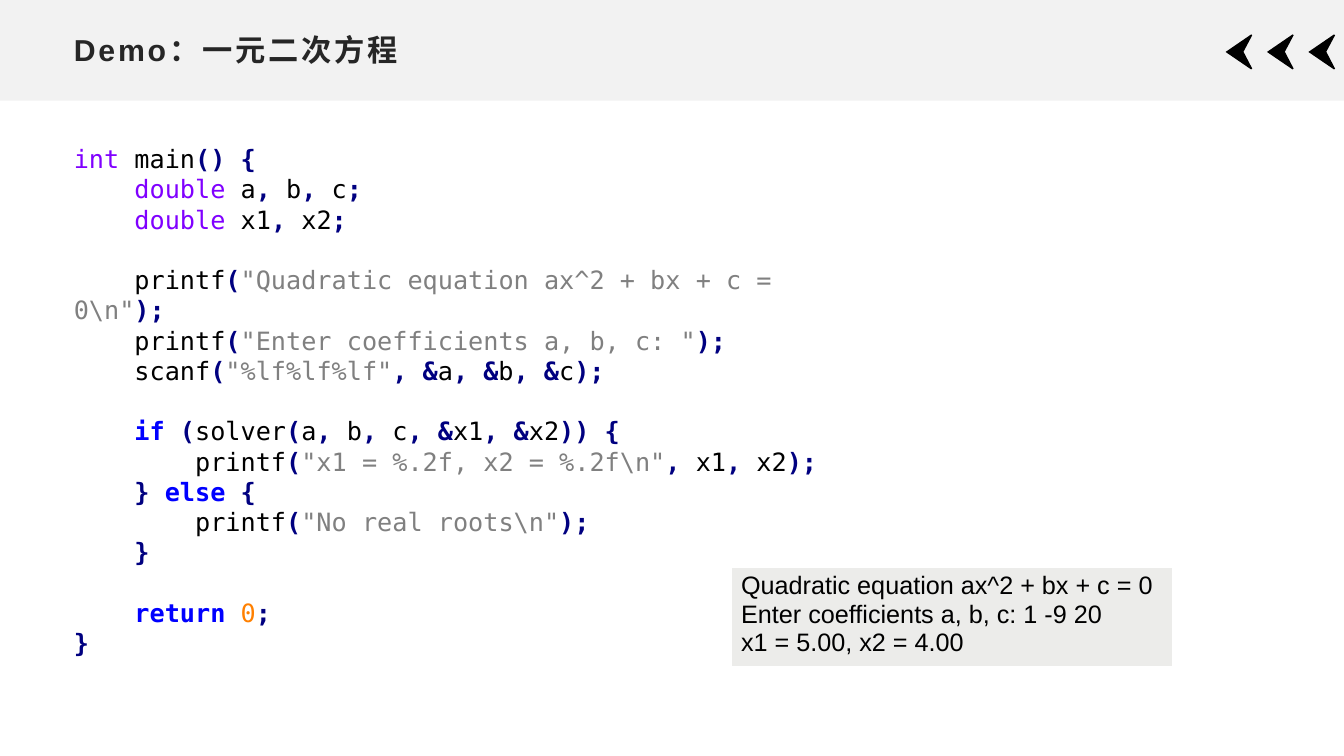
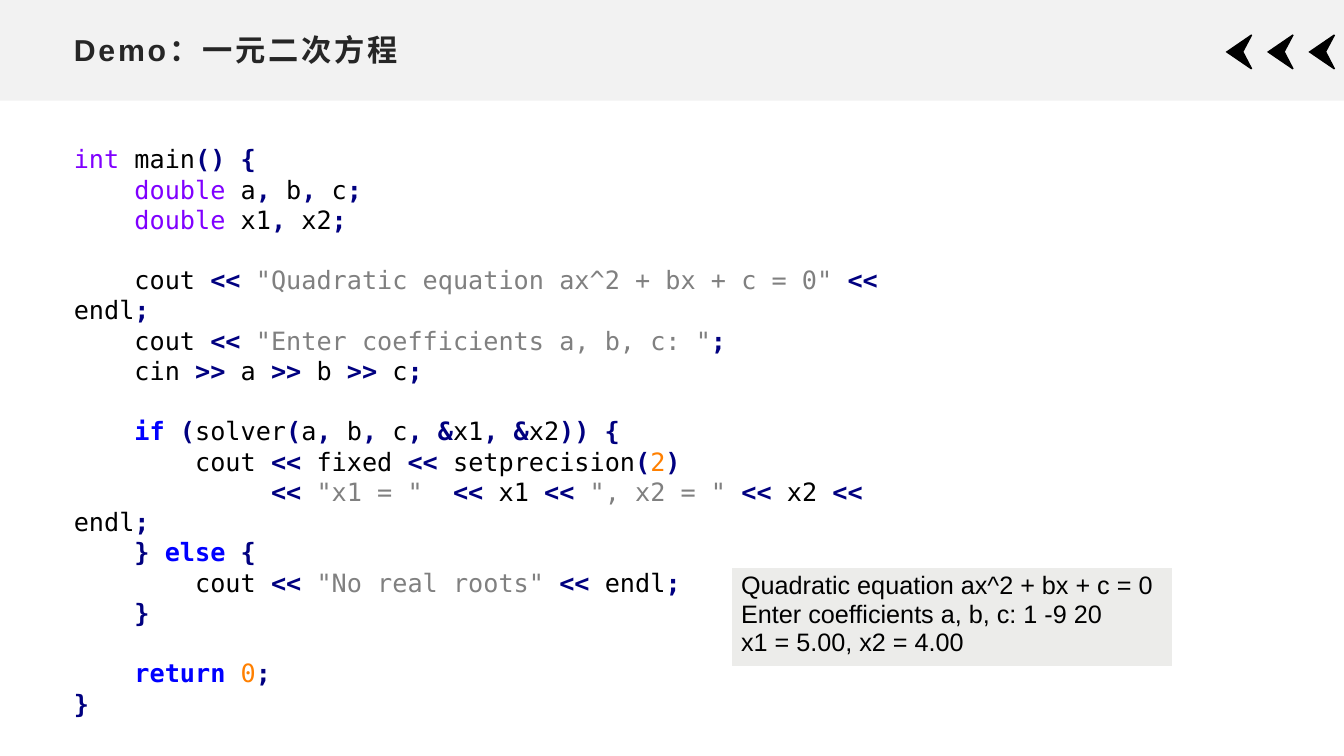
Before and after one commit to xdai02/C_Plus_Plus, a slide deck: slide 8 of slides/Chapter7.pptx. Drawn at 1344x756 pixels with LibreOffice and Linux fonts; fonts in the diff are those of the drawing. Boxes give left, top, right and bottom in pixels: in the first picture for what was removed or moved away, otherwise in the second. Text is boxed around its words. In the diff, an @@ line names an element or a change of style, - is before the commit and + after.

```diff
--- a/slides/Chapter7.pptx
+++ b/slides/Chapter7.pptx
@@ text at box(74, 270, 832, 384): text changed @@
-printf("Quadratic equation ax^2 + bx + c = 0\n");
-printf("Enter coefficients a, b, c: ");
-scanf("%lf%lf%lf", &a, &b, &c);
+cout << "Quadratic equation ax^2 + bx + c = 0" << endl;
+cout << "Enter coefficients a, b, c: ";
+cin >> a >> b >> c;
@@ text at box(74, 452, 817, 535): text changed; text colour #808080 to #000000 @@
-printf("x1 = %.2f, x2 = %.2f\n", x1, x2);
+cout << fixed << setprecision(2)
+<< "x1 = " << x1 << ", x2 = " << x2 << endl;
@@ text at box(195, 572, 681, 596): text changed @@
-printf("No real roots\n");
+cout << "No real roots" << endl;
```
Also in this commit, not shown: 16 other slides changed, 4 slides added, 2 other files.
